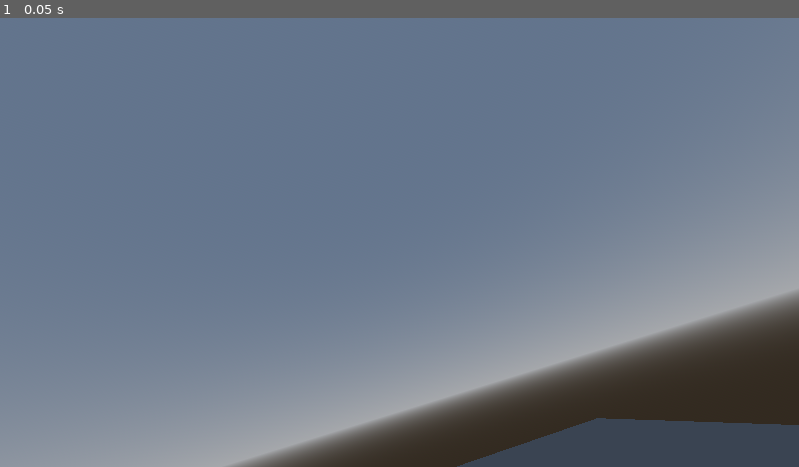
Above: before the commit, frame 1.
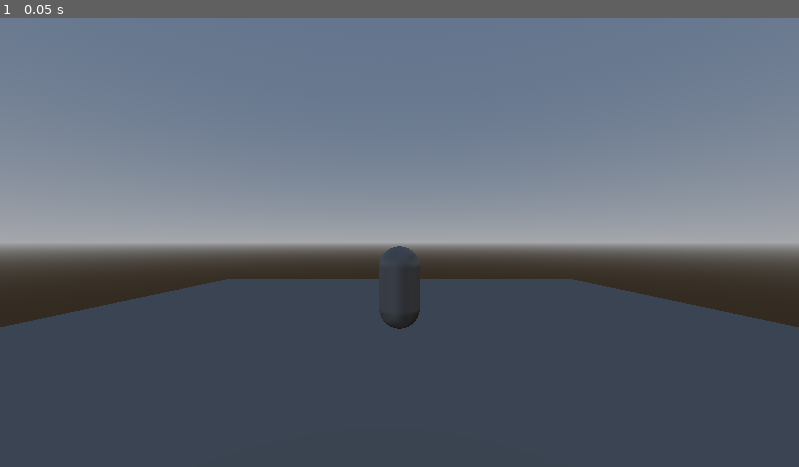
Above: after the commit, the same moment.

Repository: imalexlov1/BomberMan
Game: Godot game, scene res://bomberman/main.tscn
Two runs of this game, one before a commit and one after it. Both use one fixed random seed, a clock stepped at 60 frames per second and the inputs below.
Inputs:
- Up to frame 1 (0.05 s): no input

The runs differ from the first frame. In frame 1, 59% of the frame differs, in the area x 0-100%, y 25-100%.

Commit message:
Ajout personnage

Diff:
--- a/bomberman/main.tscn
+++ b/bomberman/main.tscn
@@ -21,7 +21,7 @@
 environment = SubResource("Environment_1bvp3")
 
 [node name="Camera3D" type="Camera3D" parent="."]
-transform = Transform3D(0.9659258, 0.22414382, -0.12940949, -0.25881898, 0.8365163, -0.48296294, 2.1071852e-08, 0.5, 0.86602545, 0, 3, 8)
+transform = Transform3D(1, 0, 0, 0, 1, 0, 0, 0, 1, 0, 2.1268415, 7.174896)
 
 [node name="Mur" parent="." instance=ExtResource("1_0vp4s")]
 
--- a/bomberman/personnage/personnage.tscn
+++ b/bomberman/personnage/personnage.tscn
@@ -1,3 +1,17 @@
-[gd_scene format=3 uid="uid://c4cykaydup8so"]
+[gd_scene load_steps=3 format=3 uid="uid://c4cykaydup8so"]
+
+[sub_resource type="CapsuleMesh" id="CapsuleMesh_bbjgm"]
+
+[sub_resource type="CapsuleShape3D" id="CapsuleShape3D_bbjgm"]
 
 [node name="Personnage" type="Node3D"]
+
+[node name="CharacterBody3D" type="CharacterBody3D" parent="."]
+
+[node name="MeshInstance3D" type="MeshInstance3D" parent="CharacterBody3D"]
+transform = Transform3D(1, 0, 0, 0, 1, 0, 0, 0, 1, 0, 1.0339572, 0)
+mesh = SubResource("CapsuleMesh_bbjgm")
+
+[node name="CollisionShape3D" type="CollisionShape3D" parent="CharacterBody3D"]
+transform = Transform3D(1, 0, 0, 0, 1, 0, 0, 0, 1, -0.0015456676, 1.028107, 0.005817637)
+shape = SubResource("CapsuleShape3D_bbjgm")
